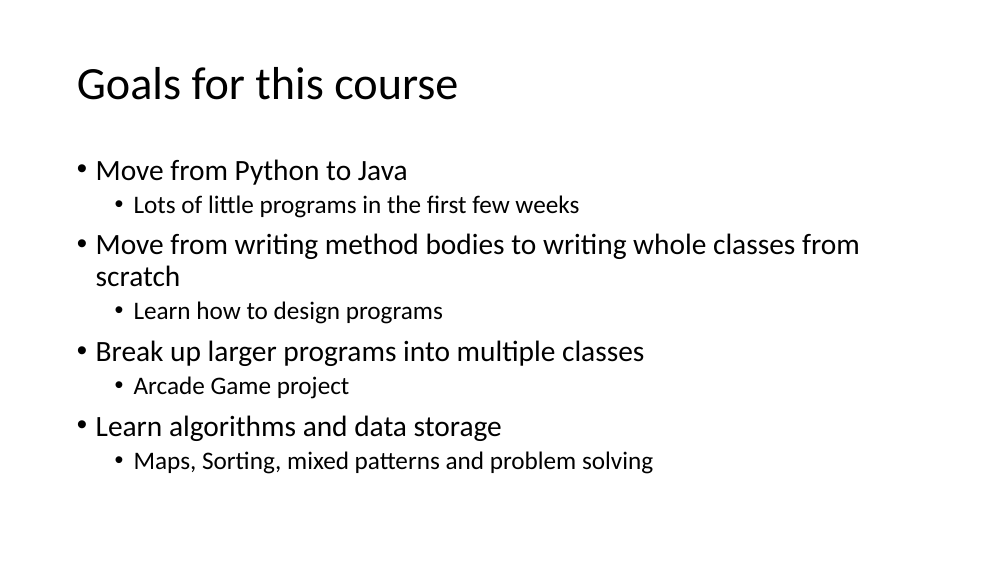
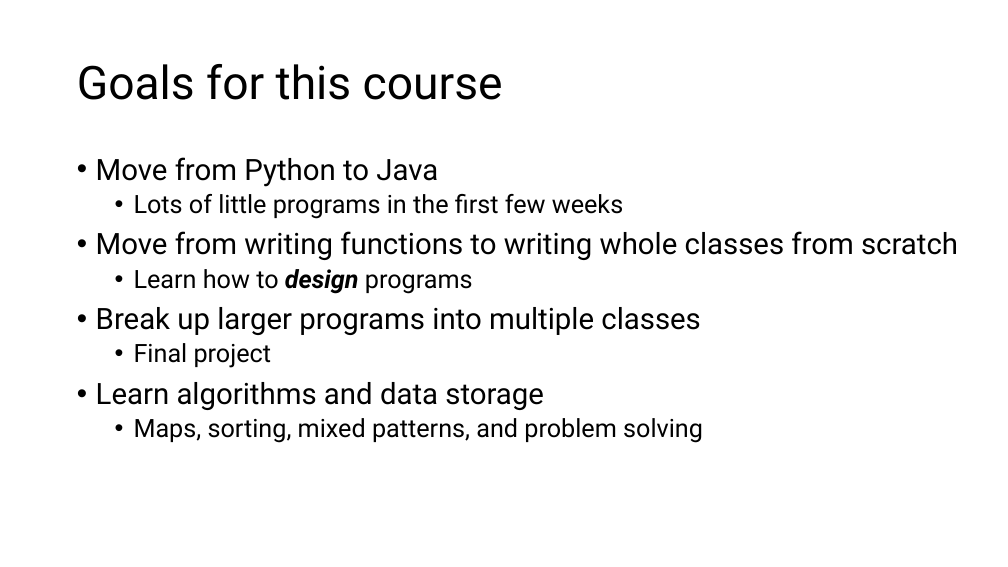
Before and after one commit to RHIT-CSSE/csse220, a slide deck: slide 5 of ClassMaterials/JavaIntro/Slides/Part1-InstructorIntro.pptx. Drawn at 1008x567 pixels with LibreOffice and Linux fonts; fonts in the diff are those of the drawing. Boxes give left, top, right and bottom in pixels: in the first picture for what was removed or moved away, otherwise in the second. Text is boxed around its words. In the diff, an @@ line names an element or a change of style, - is before the commit and + after.

Commit message:
Update JavaIntro slides for genAI and IntelliJ

```diff
--- a/ClassMaterials/JavaIntro/Slides/Part1-InstructorIntro.pptx
+++ b/ClassMaterials/JavaIntro/Slides/Part1-InstructorIntro.pptx
@@ title "Goals for this course" at [77, 64, 503, 100]: font Calibri to Roboto @@
@@ text at [96, 157, 701, 410]: font Calibri to Roboto in "Move from Python to Java", "Lots of little programs in the first ...", "Learn how to design programs", "Break up larger programs into multiple classes" and 1 more places; bold on, italic on in "design" @@
@@ text at [96, 231, 958, 260]: text changed; font Calibri to Roboto @@
-• Move from writing method bodies to writing whole classes from scratch
+• Move from writing functions to writing whole classes from scratch
@@ text at [134, 343, 272, 368]: text changed; font Calibri to Roboto @@
-  • Arcade Game project
+  • Final project
@@ text at [134, 418, 703, 443]: text changed; font Calibri to Roboto @@
-  • Maps, Sorting, mixed patterns and problem solving
+  • Maps, sorting, mixed patterns, and problem solving
```
Also in this commit, not shown: 5 other slides changed, 8 slides added, 5 slides removed, 3 other files.
